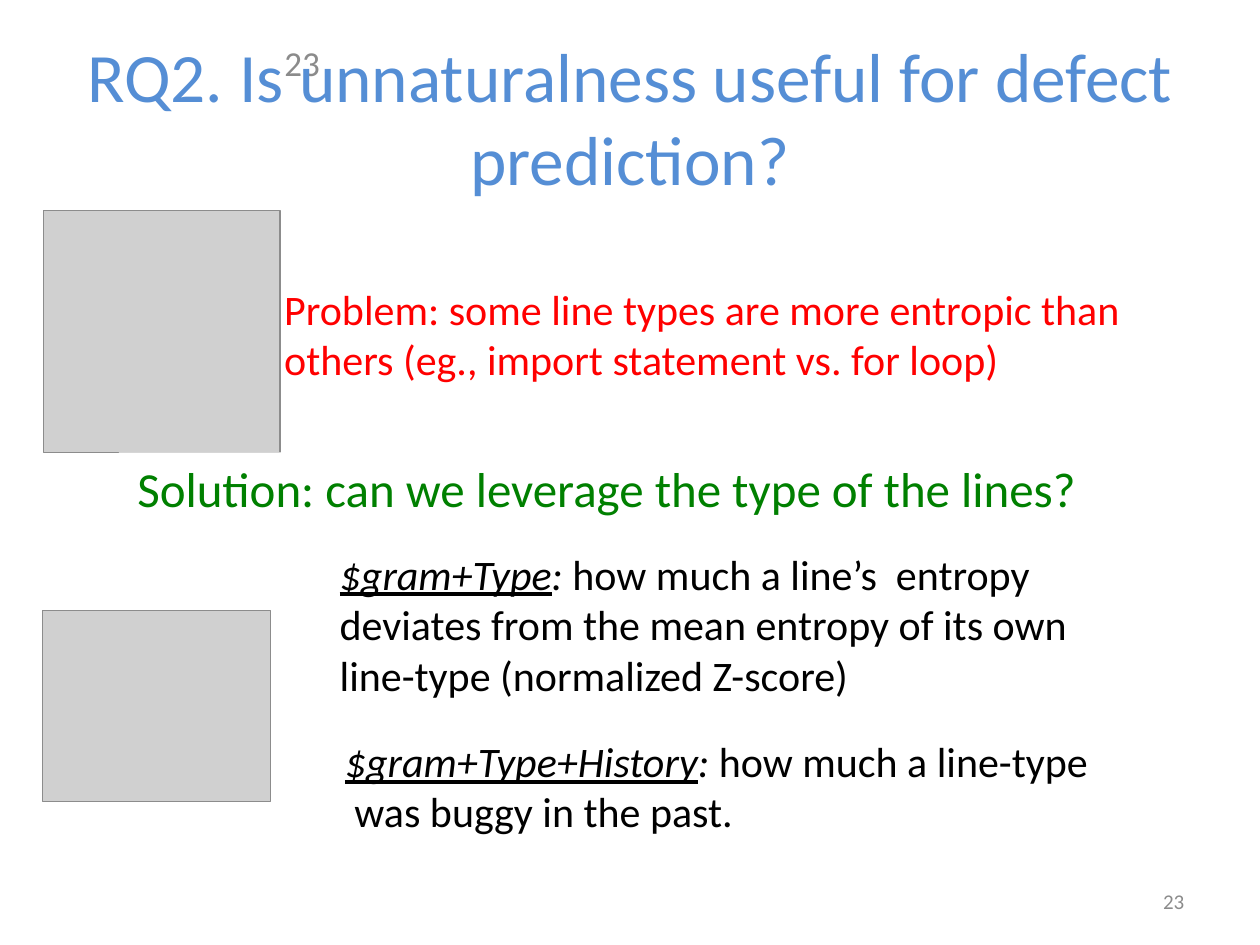
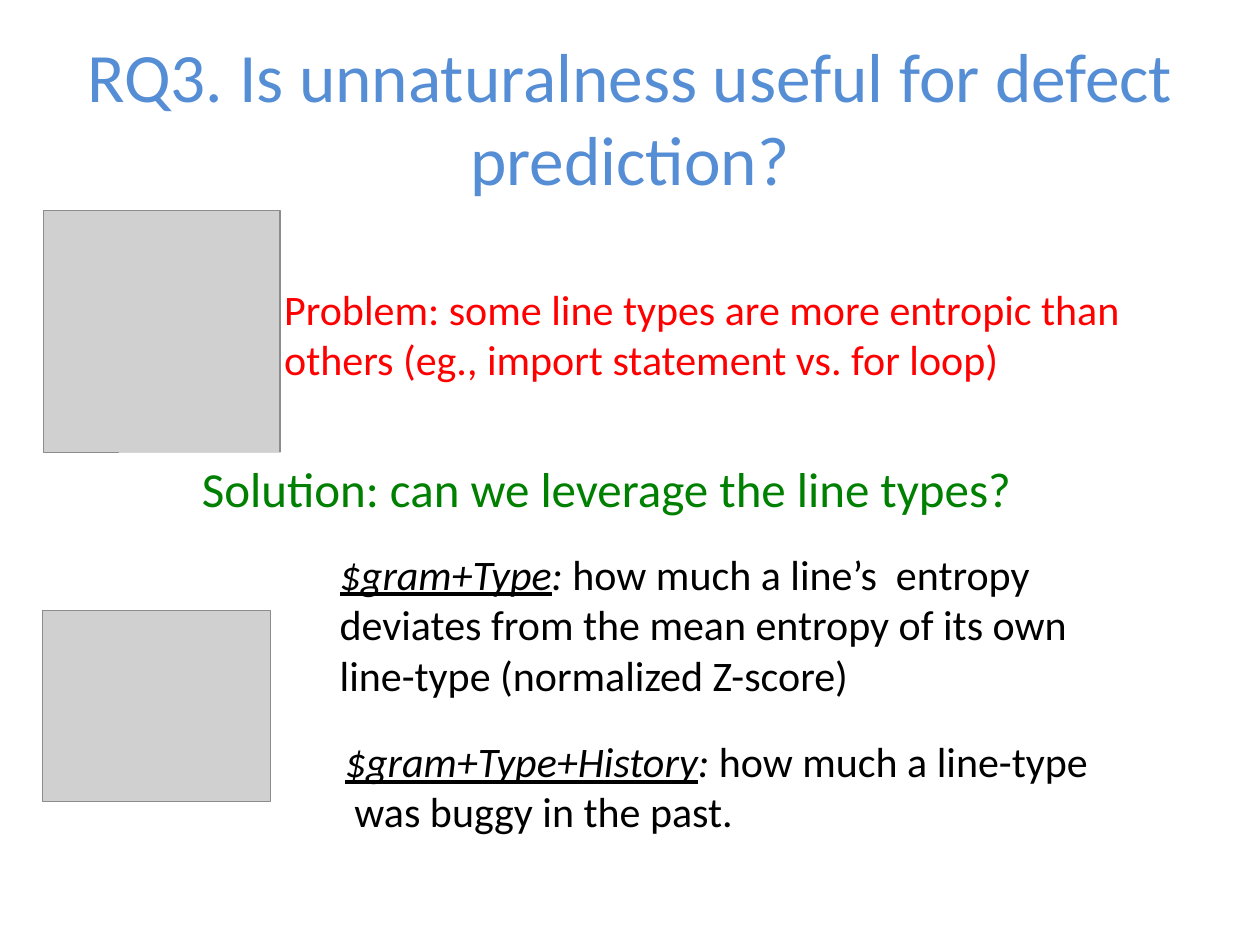
Before and after one commit to baishakhir/baishakhir.github.io, a slide deck: slide 25 of uploads/icse16-naturalness.pptx (slide 23 before the commit). Drawn at 1260x945 pixels with LibreOffice and Linux fonts; fonts in the diff are those of the drawing; grey boxes stand for pictures. Boxes give left, top, right and bottom in pixels: in the first picture for what was removed or moved away, otherwise in the second. Text is boxed around its words. In the diff, an @@ line names an element or a change of style, - is before the commit and + after.

```diff
--- a/uploads/icse16-naturalness.pptx
+++ b/uploads/icse16-naturalness.pptx
@@ title at box(87, 54, 1172, 196): text changed @@
-RQ2. Is unnaturalness useful for defect prediction?
+RQ3. Is unnaturalness useful for defect prediction?
@@ page number removed at box(284, 53, 319, 85) @@
-23
@@ text at box(202, 473, 1010, 516): text changed @@
-  Solution: can we leverage the type of the lines?
+  Solution: can we leverage the line types?
@@ page number removed at box(1163, 895, 1184, 909) @@
-23
```
Also in this commit, not shown: 26 other slides changed, 7 slides added, 1 slide removed.
